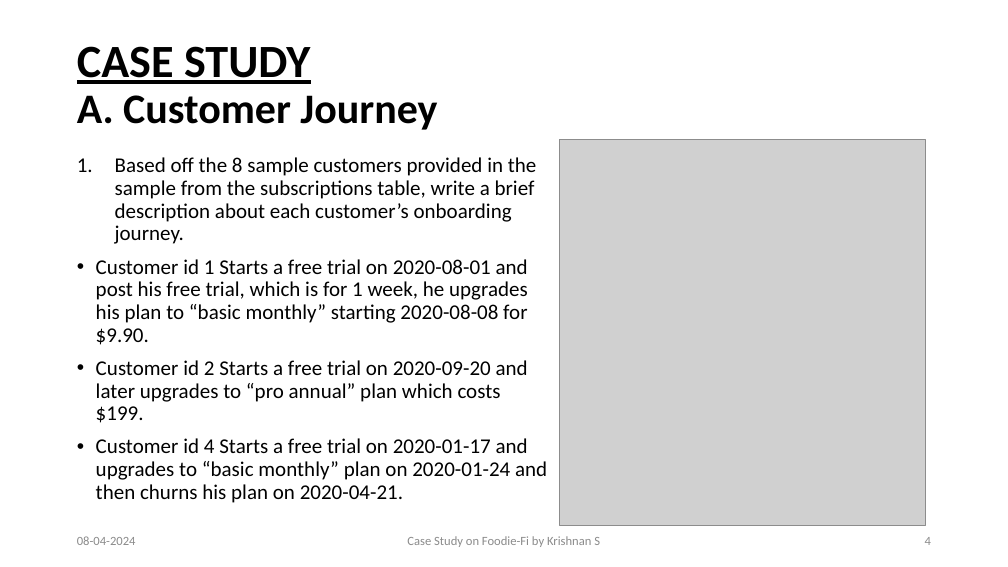
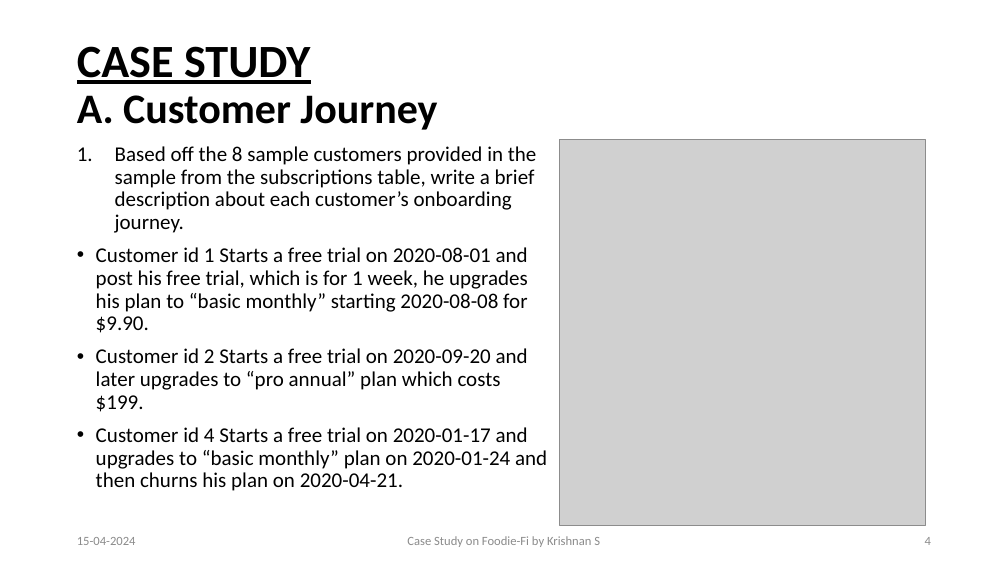
Before and after one commit to Krishnann-s/8-Week-SQL-Challenge, a slide deck: slide 4 of Case Study 3/Foodie Fi.pptx. Drawn at 1008x567 pixels with LibreOffice and Linux fonts; fonts in the diff are those of the drawing; grey boxes stand for pictures. Boxes give left, top, right and bottom in pixels: in the first picture for what was removed or moved away, otherwise in the second. Text is boxed around its words. In the diff, an @@ line names an element or a change of style, - is before the commit and + after.

```diff
--- a/Case Study 3/Foodie Fi.pptx
+++ b/Case Study 3/Foodie Fi.pptx
@@ text "Based off the 8 sample ...": place and size @@
-text "Based off the 8 sample ..." at (96,157,547,503)
+text "Based off the 8 sample ..." at (96,146,547,491)
@@ text at (77,537,136,545): text changed @@
-08-04-2024
+15-04-2024
```
Also in this commit, not shown: 14 other slides changed, 3 other files.
